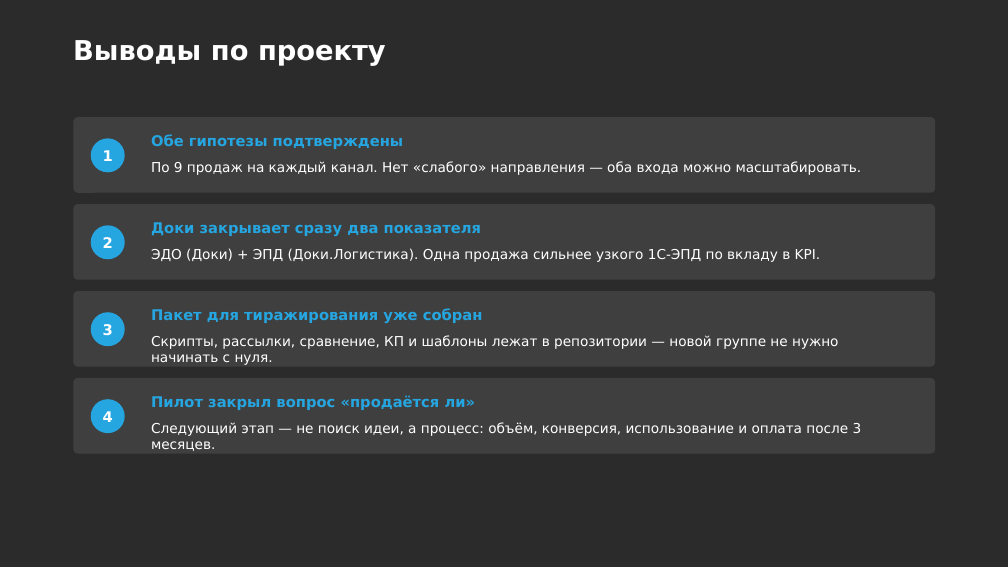
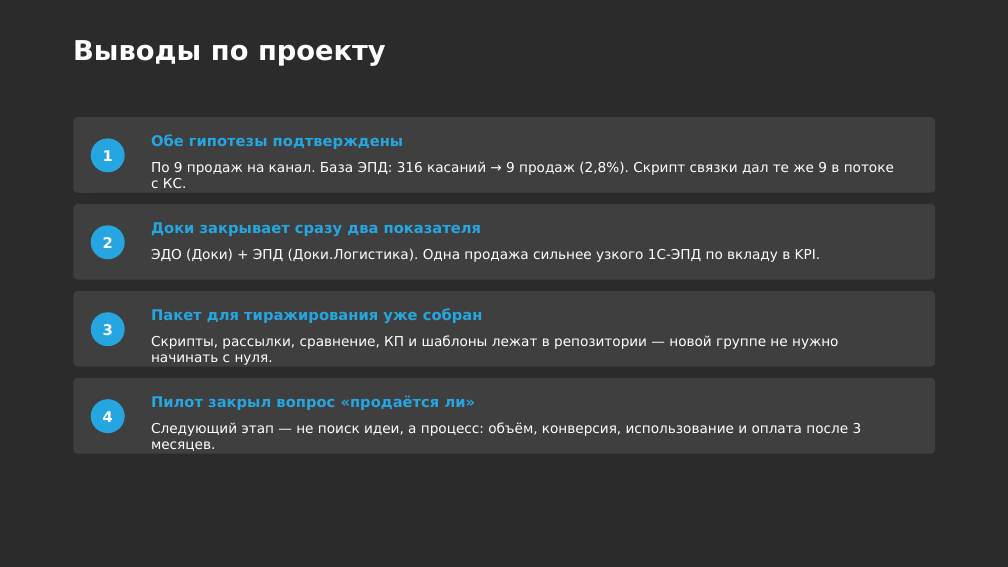
Before and after one commit to daaanilNikonov/for-lisa, a slide deck: slide 14 of presentation/Доки_Аналитика_защита_и_тиражирование.pptx (slide 11 before the commit). Drawn at 1008x567 pixels with LibreOffice and Linux fonts; fonts in the diff are those of the drawing; background and template pictures are left out; a plain dark background stands for a picture behind light text. Boxes give left, top, right and bottom in pixels: in the first picture for what was removed or moved away, otherwise in the second. Text is boxed around its words. In the diff, an @@ line names an element or a change of style, - is before the commit and + after.

```diff
--- a/presentation/Доки_Аналитика_защита_и_тиражирование.pptx
+++ b/presentation/Доки_Аналитика_защита_и_тиражирование.pptx
@@ text at (x1=151, y1=161, x2=894, y2=188): text changed @@
-По 9 продаж на каждый канал. Нет «слабого» направления — оба входа можно масштабировать.
+По 9 продаж на канал. База ЭПД: 316 касаний → 9 продаж (2,8%). Скрипт связки дал те же 9 в потоке с КС.
```
Also in this commit, not shown: 7 other slides changed, 3 slides added, 2 other files.
